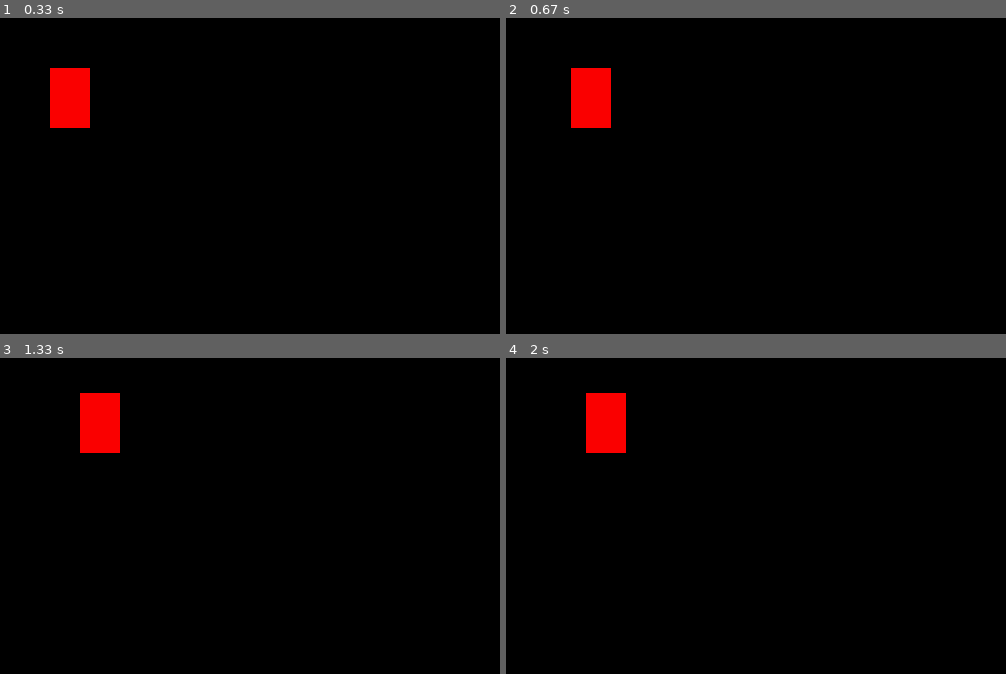
Above: before the commit, frames 1-4 (two rows, left to right).
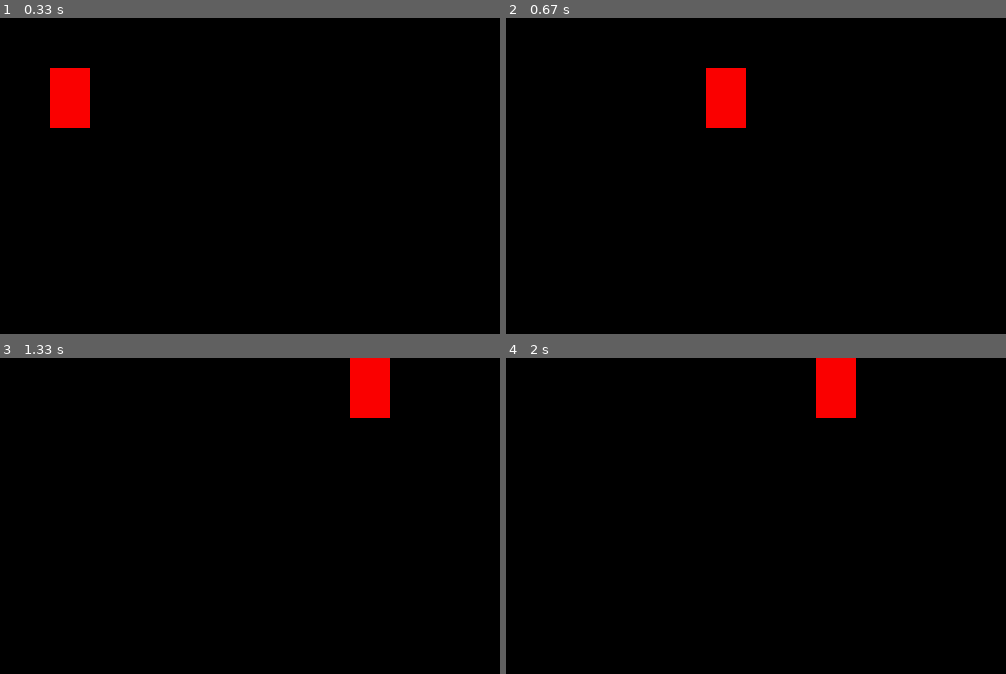
Above: after the commit, the same moments.

Repository: UA-4593-PythonFundamentals/ua4593
Game: pygame game, started from hw/hw09/aomelian/Task2.py
Same seed, same stepped clock (60 frames per second), same inputs: the game is played once before the commit and once after it.
Inputs:
- Up to frame 1 (0.33 s): no input
- Up to frame 2 (0.67 s): hold Right from 0.33 s (still down)
- Up to frame 3 (1.33 s): release Right at 0.8 s; hold Up 0.83-1.13 s; hold Right from 1.17 s (still down)
- Up to frame 4 (2 s): release Right at 1.63 s; hold Left from 1.67 s (still down)

Frame 1 is identical in both runs. In frame 2, 3.0% of the frame differs, in the area x 13-48%, y 15-35%; in frame 3, 3.0%; in frame 4, 3.0%.

Commit message:
Accomplished Task2

Diff:
--- a/hw/hw09/aomelian/Task2.py
+++ b/hw/hw09/aomelian/Task2.py
@@ -9,7 +9,7 @@
 COORD_Y=50
 WIDTH_RECTANGLE=40
 HEIGHT_RECTANGLE=60
-DELTA_STEP=5
+DELTA_STEP=50
 
 BLACK_COLOR = (0, 0, 0)
 RED_COLOR = (250, 0, 0)
@@ -17,7 +17,7 @@
 pygame.init()
 
 
-gameDisplay = pygame.display.set_mode((WIDTH_DISPLAY, HEIGHT_DISPLAY), pygame.RESIZABLE)
+gameDisplay = pygame.display.set_mode((WIDTH_DISPLAY, HEIGHT_DISPLAY))
 
 pygame.display.set_caption("My first game")
 
@@ -33,7 +33,6 @@
             run = False
 
     keys = pygame.key.get_pressed()
-
     if keys[pygame.K_LEFT]:
         COORD_X = COORD_X-DELTA_STEP
     if keys[pygame.K_RIGHT]:
@@ -43,8 +42,18 @@
     if keys[pygame.K_DOWN]:
         COORD_Y = COORD_Y+DELTA_STEP
 
+    print(f"({COORD_X}, {COORD_Y})")
+    if COORD_X > WIDTH_DISPLAY - WIDTH_RECTANGLE:
+        COORD_X = WIDTH_DISPLAY - WIDTH_RECTANGLE
+    if COORD_X < 0:
+        COORD_X = 0
+    if COORD_Y > HEIGHT_DISPLAY - HEIGHT_RECTANGLE:
+        COORD_Y = HEIGHT_DISPLAY - HEIGHT_RECTANGLE
+    if COORD_Y < 0:
+        COORD_Y = 0
 
     gameDisplay.fill(BLACK_COLOR)
+
 
     pygame.draw.rect(gameDisplay, RED_COLOR, [COORD_X,
                                               COORD_Y,
